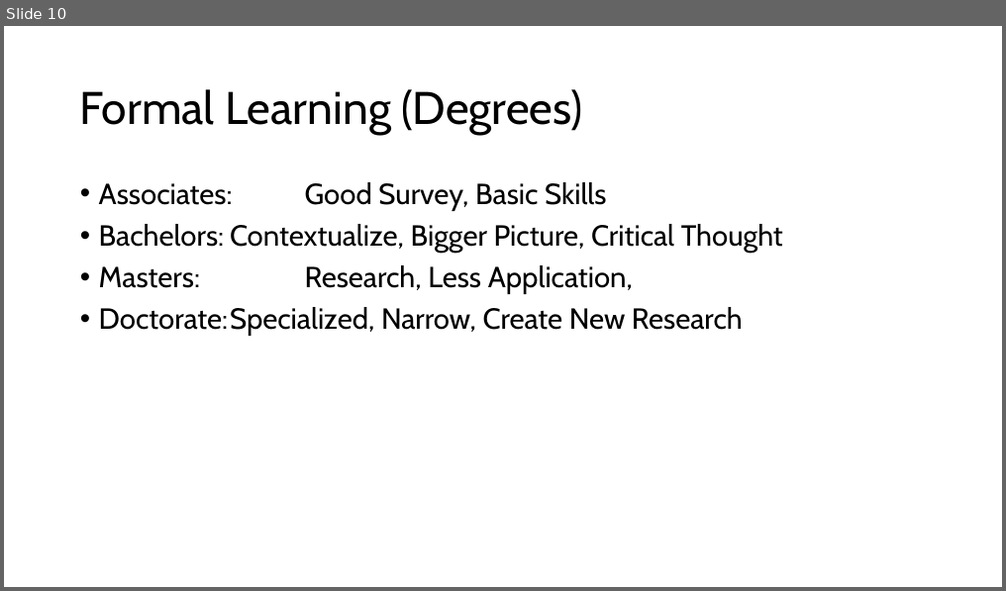
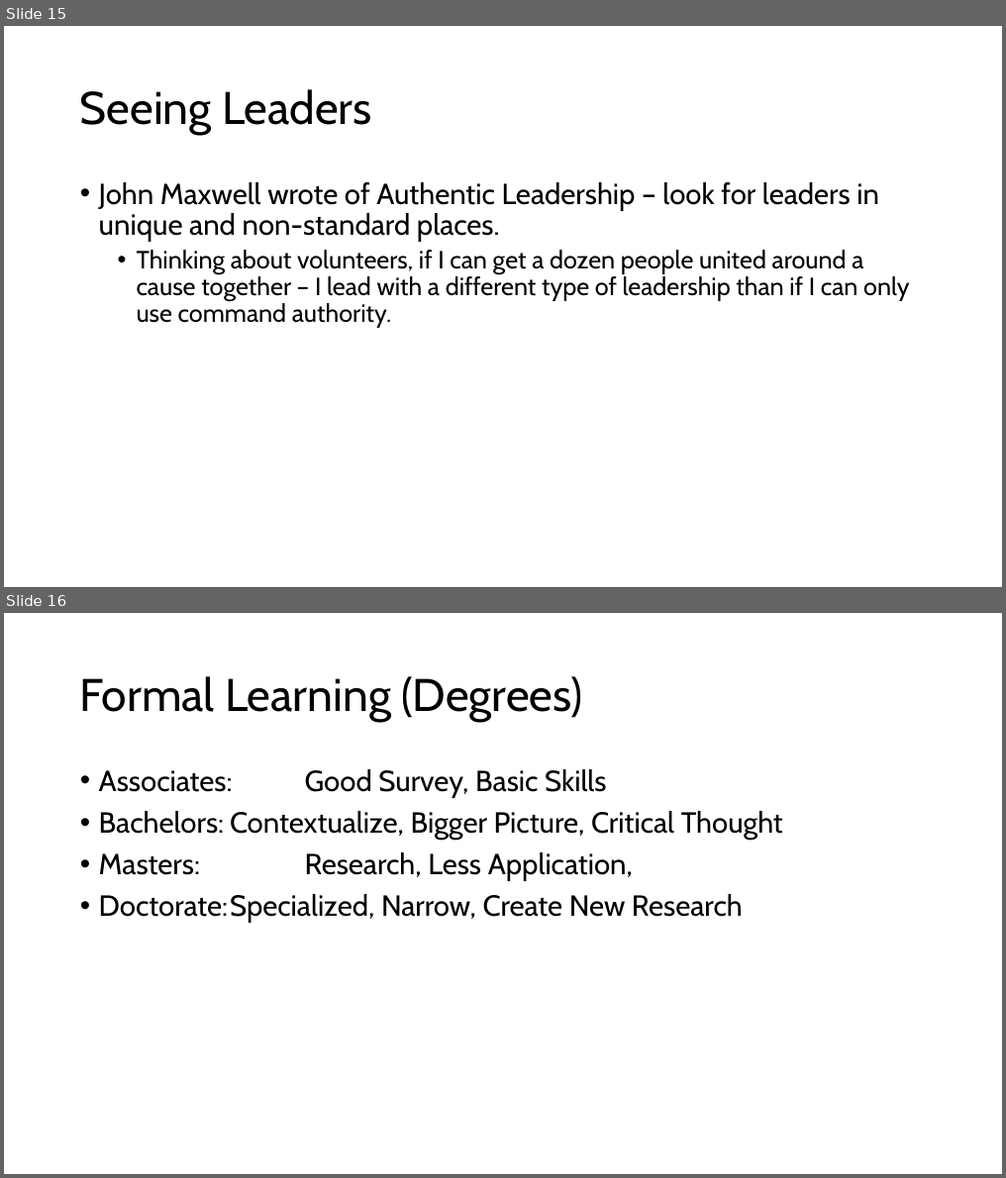
Before and after one commit to dtuuri/presentations, a slide deck: ShitIWishIKnew.pptx. Shown one above the other, each under a label of ours: slide 10 before the commit, slides 15 and 16 after it. The pictures are 1006x591 and 1006x1178 pixels, drawn with LibreOffice and Linux fonts; fonts in the diff are those of the drawing. Boxes give left, top, right and bottom in pixels: in the first picture for what was removed or moved away, otherwise in the second. Text is boxed around its words. In the diff, an @@ line names an element or a change of style, - is before the commit and + after.

```diff
--- a/ShitIWishIKnew.pptx
+++ b/ShitIWishIKnew.pptx
@@ slide 15 added at <box>4,26,1002,587</box>, background #FFFFFF @@
@@ title added at <box>80,89,372,135</box>, 44 pt, text #000000 @@
+Seeing Leaders
@@ text added at <box>99,182,909,328</box>, 24 pt, text #000000 @@
+• John Maxwell wrote of Authentic Leadership – look for leaders in unique and non-standard places.
+  • Thinking about volunteers, if I can get a dozen people united around a cause together – I lead with a different type of leadership than if I can only use command authority.
@@ what was slide 10 is now slide 16 @@
```
Also in this commit, not shown: 9 slides changed, 6 other slides added, 2 slides removed.
